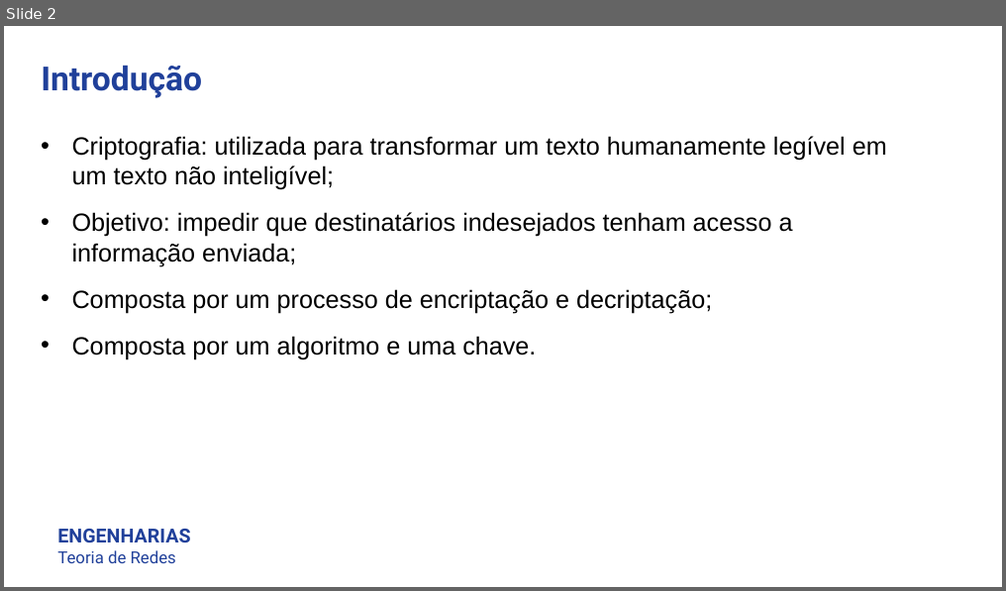
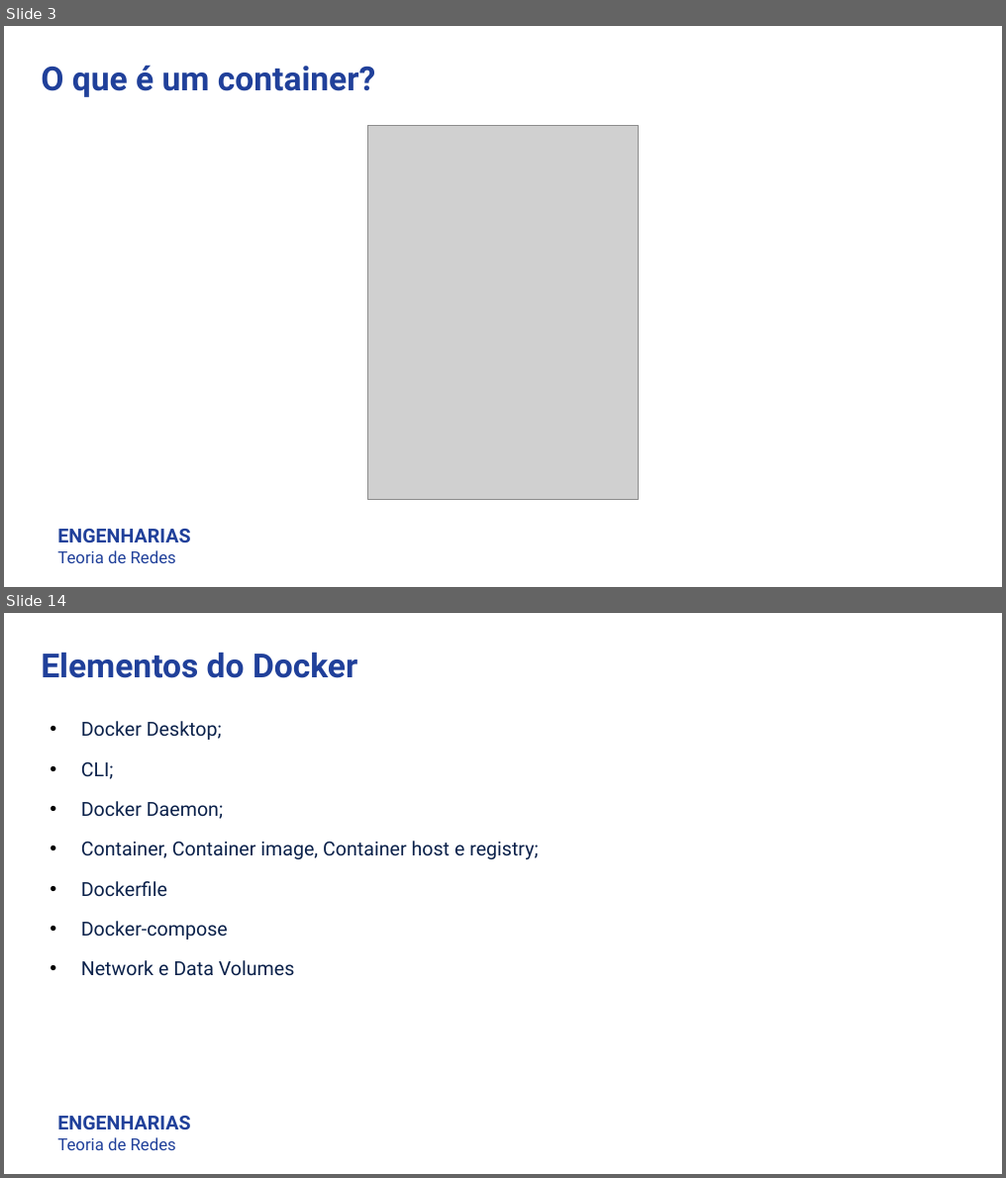
Before and after one commit to luisfelipe998/docker-demo, a slide deck: LuisFelipeBorsoi_LuizFelipeFlores_TGB.pptx. Shown one above the other, each under a label of ours: slide 2 before the commit, slides 3 and 14 after it; the slides between them are not shown. The pictures are 1006x591 and 1006x1178 pixels, drawn with LibreOffice and Linux fonts; fonts in the diff are those of the drawing; grey boxes stand for pictures. Boxes give left, top, right and bottom in pixels: in the first picture for what was removed or moved away, otherwise in the second. Text is boxed around its words. In the diff, an @@ line names an element or a change of style, - is before the commit and + after.

Commit message:
adjut ppt. Adjust docker-compose

```diff
--- a/LuisFelipeBorsoi_LuizFelipeFlores_TGB.pptx
+++ b/LuisFelipeBorsoi_LuizFelipeFlores_TGB.pptx
@@ slide 14 added at [4, 613, 1002, 1174], background #FFFFFF @@
@@ text added at [41, 652, 357, 678], 24 pt, text #20409A, bold @@
+Elementos do Docker
@@ text added at [81, 721, 538, 976], 14 pt, text #0B214A @@
+• Docker Desktop;
+• CLI;
+• Docker Daemon;
+• Container, Container image, Container host e registry;
+• Dockerfile
+• Docker-compose
+• Network e Data Volumes
@@ text added at [57, 1116, 190, 1151], 12 pt, text #20409A @@
+ENGENHARIAS
+Teoria de Redes
@@ what was slide 2 is now slide 3 @@
@@ slide 3 changed as well @@
@@ text at [41, 65, 376, 97]: text changed @@
-Introdução
+O que é um container?
@@ text removed at [72, 136, 887, 360] @@
-• Criptografia: utilizada para transformar um texto humanamente legível em um texto não inteligível;
-• Objetivo: impedir que destinatários indesejados tenham acesso a informação enviada;
-• Composta por um processo de encriptação e decriptação;
-• Composta por um algoritmo e uma chave.
@@ picture added at [368, 126, 639, 500] @@
```
Also in this commit, not shown: 2 other slides changed, 25 other slides added, 4 other files.
